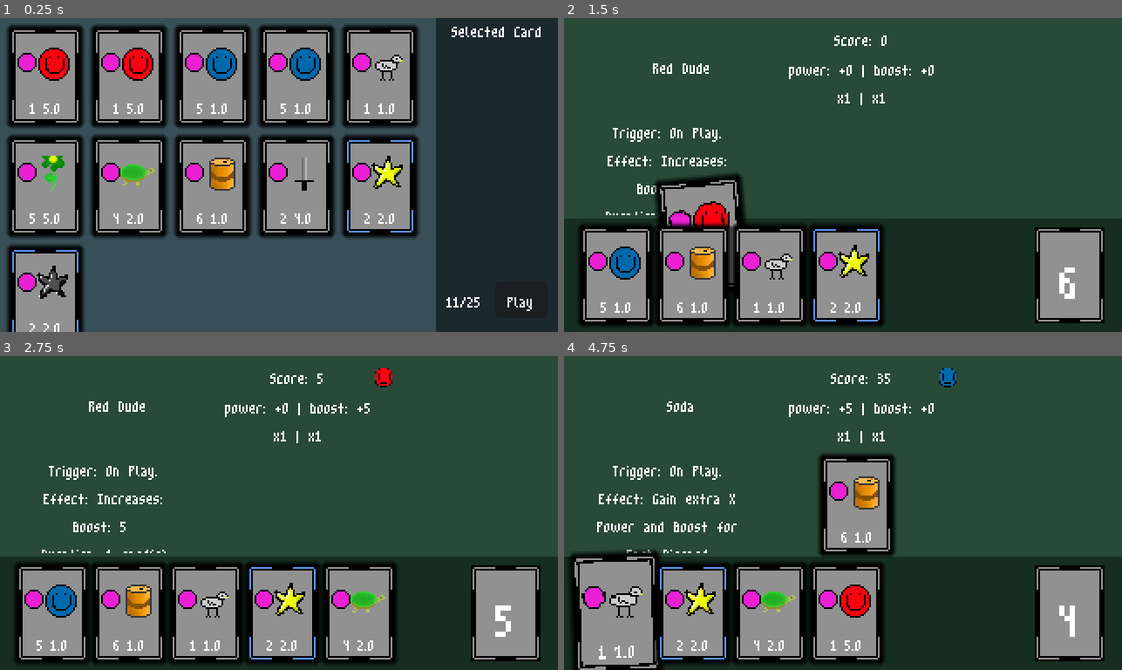
Above: before the commit, frames 1-4 (two rows, left to right).
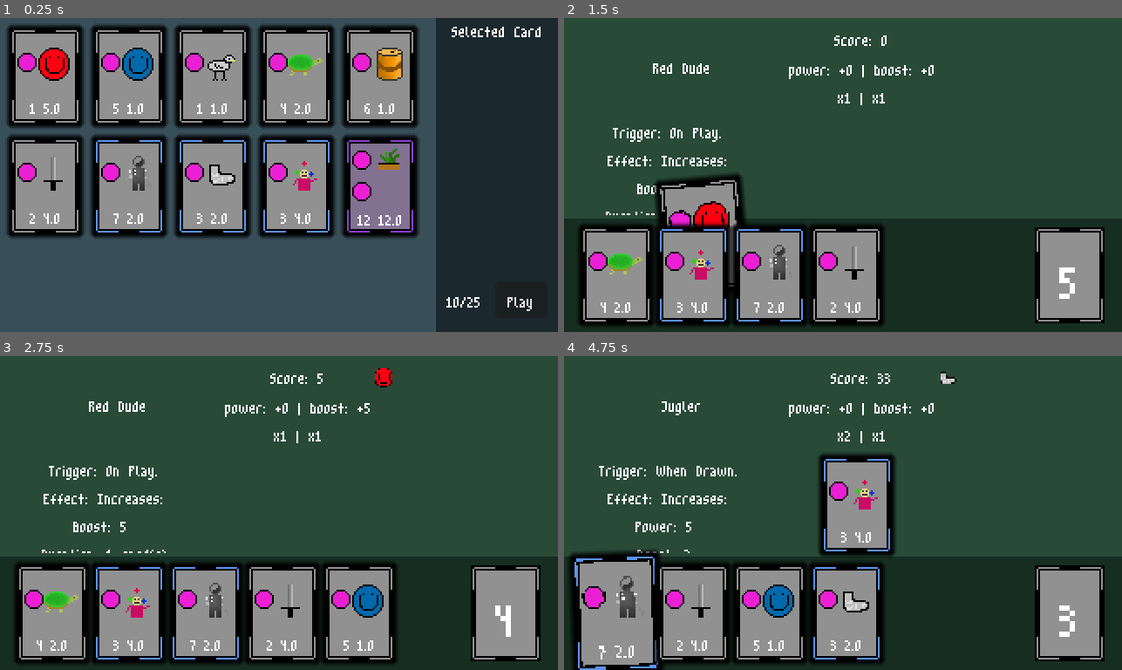
Above: after the commit, the same moments.

Repository: IronStrikerX/Card-Combo
Game: Godot game, scene res://Inventory/inventory_ui.tscn
Same seed, same stepped clock (60 frames per second), same inputs: the game is played once before the commit and once after it.
Inputs (mouse positions are in pixels of both pictures, inside the frame that each line leads up to):
- Up to frame 1 (0.25 s): no input
- Up to frame 2 (1.5 s): click "Play" at 0.5 s; tap Enter at 1.25 s; move the mouse to (614, 275) at 1.27 s; click (614, 275) at 1.42 s
- Up to frame 3 (2.75 s): move the mouse to (290, 506) at 2.02 s; click (290, 506) at 2.17 s
- Up to frame 4 (4.75 s): move the mouse to (614, 613) at 2.77 s; click (614, 613) at 2.92 s; move the mouse to (854, 506) at 3.52 s; click (854, 506) at 3.67 s; move the mouse to (614, 613) at 4.27 s; click (614, 613) at 4.42 s

The runs differ from the first frame. In frame 1, 10% of the frame differs, in the area x 1-83%, y 9-100%; in frame 2, 2.3%; in frame 3, 2.8%; in frame 4, 4.6%.

Commit message:
new game version

Diff:
--- a/Card/Cards/glitch.tres
+++ b/Card/Cards/glitch.tres
@@ -7,6 +7,7 @@
 [resource]
 script = ExtResource("1_ddsyd")
 name = "Glitch"
+extra_description = "X: 2P"
 value = 10
 mult = 10.0
 icon = ExtResource("2_2xmob")
--- a/Card/Cards/little_prince.tres
+++ b/Card/Cards/little_prince.tres
@@ -7,8 +7,8 @@
 [resource]
 script = ExtResource("1_iv5qh")
 name = "Little Prince"
-value = 4
-mult = 5.0
+value = 6
+mult = 6.0
 icon = ExtResource("2_hq0fa")
 rarity = 2
 effect = ExtResource("1_1xjwy")
--- a/Card/Cards/pillow.tres
+++ b/Card/Cards/pillow.tres
@@ -7,7 +7,7 @@
 [resource]
 script = ExtResource("1_soukk")
 name = "Pillow"
-extra_description = "X: 3"
+extra_description = "X: 5"
 value = 6
 mult = 3.0
 icon = ExtResource("2_h5lra")
--- a/Card/StartingDecks/basic.tres
+++ b/Card/StartingDecks/basic.tres
@@ -1,18 +1,19 @@
-[gd_resource type="Resource" script_class="StartingDeck" load_steps=12 format=3 uid="uid://c3jvmydunt8h3"]
+[gd_resource type="Resource" script_class="StartingDeck" load_steps=13 format=3 uid="uid://c3jvmydunt8h3"]
 
 [ext_resource type="Script" uid="uid://663ybq4j1xqo" path="res://CustomResource/card.gd" id="1_k4sk3"]
 [ext_resource type="Script" uid="uid://x61ty0id1kar" path="res://CustomResource/starting_deck.gd" id="2_idivb"]
 [ext_resource type="Resource" uid="uid://d1q0mp0gm5gjh" path="res://Card/Cards/red_dude.tres" id="2_jmqqt"]
 [ext_resource type="Resource" uid="uid://csm1kkmdqmul2" path="res://Card/Cards/blue_guy.tres" id="3_n2wem"]
 [ext_resource type="Resource" uid="uid://doje0u6om4nni" path="res://Card/Cards/chicken.tres" id="4_vg7qp"]
-[ext_resource type="Resource" uid="uid://cfhkxfyx8hl7k" path="res://Card/Cards/flower.tres" id="5_bbtij"]
 [ext_resource type="Resource" uid="uid://4lbwuvujhbcn" path="res://Card/Cards/turtle.tres" id="6_tc0d3"]
 [ext_resource type="Resource" uid="uid://cjhbb321kxhw2" path="res://Card/Cards/soda.tres" id="7_pmywr"]
 [ext_resource type="Resource" uid="uid://cmt6uh5a0vwx3" path="res://Card/Cards/sword.tres" id="8_bbtij"]
-[ext_resource type="Resource" uid="uid://behu4mx87qb5c" path="res://Card/Cards/star.tres" id="9_tc0d3"]
-[ext_resource type="Resource" uid="uid://r6m3a2rkc882" path="res://Card/Cards/dark_star.tres" id="10_pmywr"]
+[ext_resource type="Resource" uid="uid://by3ks1hjigy8r" path="res://Card/Cards/statue.tres" id="8_tc0d3"]
+[ext_resource type="Resource" uid="uid://15jp4rx4qgx" path="res://Card/Cards/clean_sock.tres" id="9_pmywr"]
+[ext_resource type="Resource" uid="uid://bl8dlgiugcco3" path="res://Card/Cards/weed.tres" id="10_pr1ri"]
+[ext_resource type="Resource" uid="uid://bcu78cqe2a58" path="res://Card/Cards/juggler.tres" id="11_c0sya"]
 
 [resource]
 script = ExtResource("2_idivb")
-deck = Array[ExtResource("1_k4sk3")]([ExtResource("2_jmqqt"), ExtResource("2_jmqqt"), ExtResource("3_n2wem"), ExtResource("3_n2wem"), ExtResource("4_vg7qp"), ExtResource("5_bbtij"), ExtResource("6_tc0d3"), ExtResource("7_pmywr"), ExtResource("8_bbtij"), ExtResource("9_tc0d3"), ExtResource("10_pmywr")])
+deck = Array[ExtResource("1_k4sk3")]([ExtResource("2_jmqqt"), ExtResource("3_n2wem"), ExtResource("4_vg7qp"), ExtResource("6_tc0d3"), ExtResource("7_pmywr"), ExtResource("8_bbtij"), ExtResource("8_tc0d3"), ExtResource("9_pmywr"), ExtResource("11_c0sya"), ExtResource("10_pr1ri")])
 metadata/_custom_type_script = "uid://x61ty0id1kar"
--- a/CustomResource/card.gd
+++ b/CustomResource/card.gd
@@ -47,7 +47,7 @@
 			CardEffectResource.Type.EFFECT_SIZE:
 				desc += "Effect: Adds X Power and Boost depending on how many active effects are in play.\n"
 			CardEffectResource.Type.EFFECT_SIZE_MULT:
-				desc += "Effect: Multiplies Power and Boost based on the number of active effects.\n"
+				desc += "Effect: Multiplies X Power and Boost based on the number of active effects.\n"
 			CardEffectResource.Type.AMPLIFY_MULT:
 				desc += "Effect: Collects the future X rounds total Power and Boost, then multiplies it across next Y turns.\n"
 			CardEffectResource.Type.DUPLICATE_CARDS:
--- a/Effects/dark_star.tres
+++ b/Effects/dark_star.tres
@@ -5,7 +5,8 @@
 [resource]
 script = ExtResource("1_8f7pg")
 trigger = 4
+condition = 6
 start_duration = 0
 duration = 1
-mult_bonus = 2
+mult_bonus = 3
 metadata/_custom_type_script = "uid://cmtqomlsfmm05"
--- a/Effects/juggler.tres
+++ b/Effects/juggler.tres
@@ -9,4 +9,5 @@
 start_duration = 0
 duration = 1
 value_bonus = 5
+mult_bonus = 2
 metadata/_custom_type_script = "uid://cmtqomlsfmm05"
--- a/Effects/pillow.tres
+++ b/Effects/pillow.tres
@@ -6,7 +6,7 @@
 script = ExtResource("1_hicmw")
 type = 6
 start_duration = 0
-duration = 1
+duration = 2
 value_bonus = 3
 mult_bonus = 3
 metadata/_custom_type_script = "uid://cmtqomlsfmm05"
--- a/Effects/star.tres
+++ b/Effects/star.tres
@@ -5,7 +5,8 @@
 [resource]
 script = ExtResource("1_dkadq")
 trigger = 4
+condition = 6
 start_duration = 0
 duration = 1
-value_bonus = 2
+value_bonus = 3
 metadata/_custom_type_script = "uid://cmtqomlsfmm05"
--- a/Effects/void.tres
+++ b/Effects/void.tres
@@ -6,7 +6,9 @@
 script = ExtResource("1_msvwf")
 trigger = 4
 type = 1
+condition = 6
 start_duration = 0
 duration = 2
+value_bonus = 1
 mult_bonus = 1
 metadata/_custom_type_script = "uid://cmtqomlsfmm05"
Not shown, changed: Game.zip
